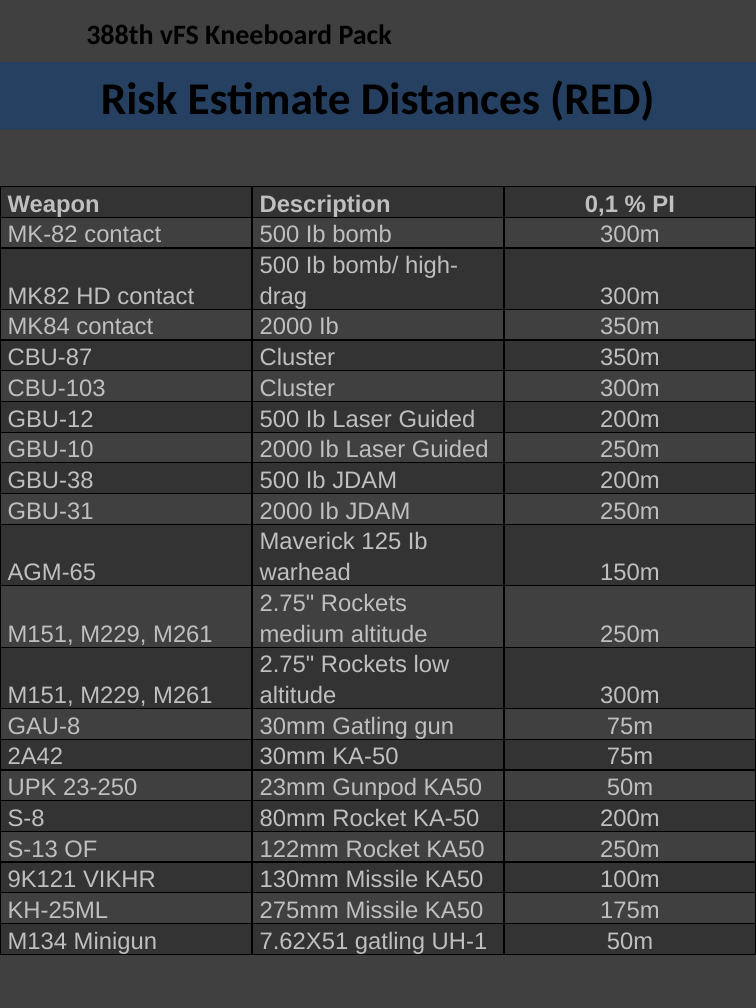
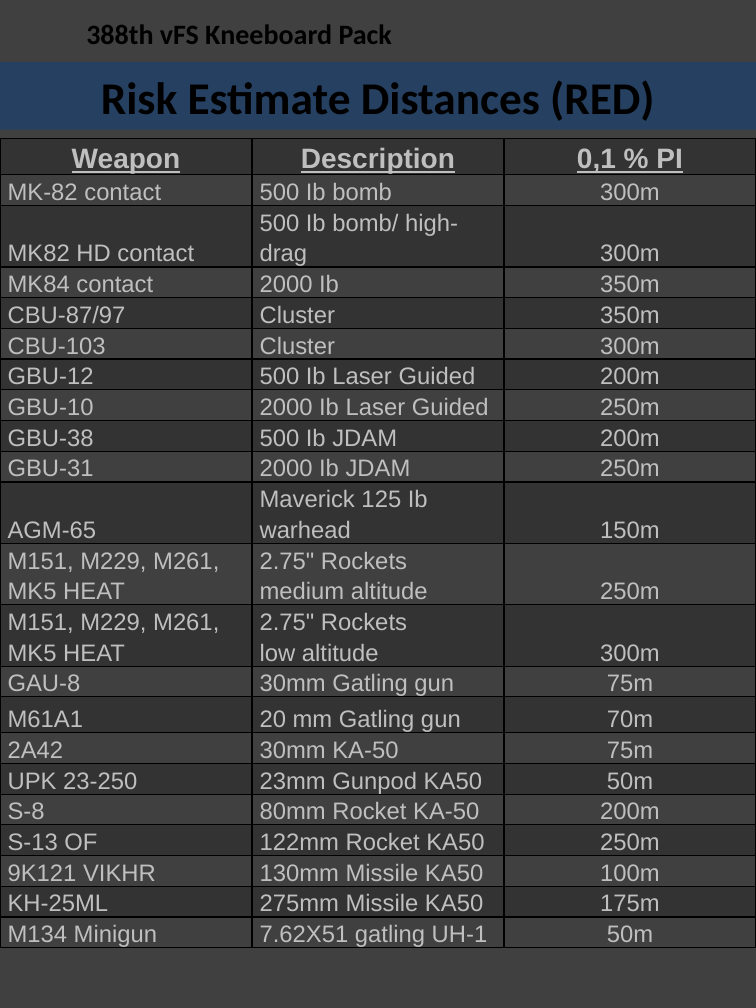
Before and after one commit to 132nd-vWing/132-TRP-388, a slide deck: slide 50 of Kneeboard Pack/388 Kneeboard Pack.pptx. Drawn at 756x1008 pixels with LibreOffice and Linux fonts; fonts in the diff are those of the drawing; background and template pictures are left out. Boxes give left, top, right and bottom in pixels: in the first picture for what was removed or moved away, otherwise in the second. Text is boxed around its words. In the diff, an @@ line names an element or a change of style, - is before the commit and + after.

Commit message:
chg: Added MK5 HEAT and 20mm gatling gun to RED(Risk Estimates Distances)

```diff
--- a/Kneeboard Pack/388 Kneeboard Pack.pptx
+++ b/Kneeboard Pack/388 Kneeboard Pack.pptx
@@ table at (0,139,756,1002) @@
-row 5, column 1: CBU-87
+row 5, column 1: CBU-87/97
-row 12, column 1: M151, M229, M261
+row 12, column 1: M151, M229, M261, MK5 HEAT
-row 13, column 1: M151, M229, M261
+row 13, column 1: M151, M229, M261, / MK5 HEAT
@@ row 13, column 2: "2.75" Rockets low altitude" to "2.75" Rockets / low altitude" @@
+row 15: M61A1 | 20 mm Gatling gun | 70m
@@ table: place and size @@
-table at (0,186,756,959)
+table at (0,139,756,1002)
```
Also in this commit, not shown: 2 other slides changed.
